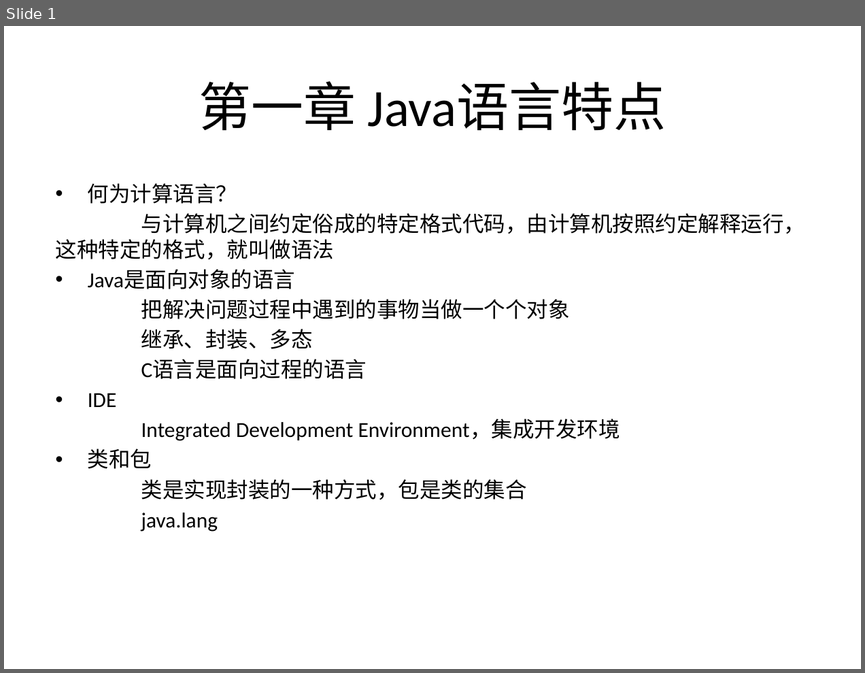
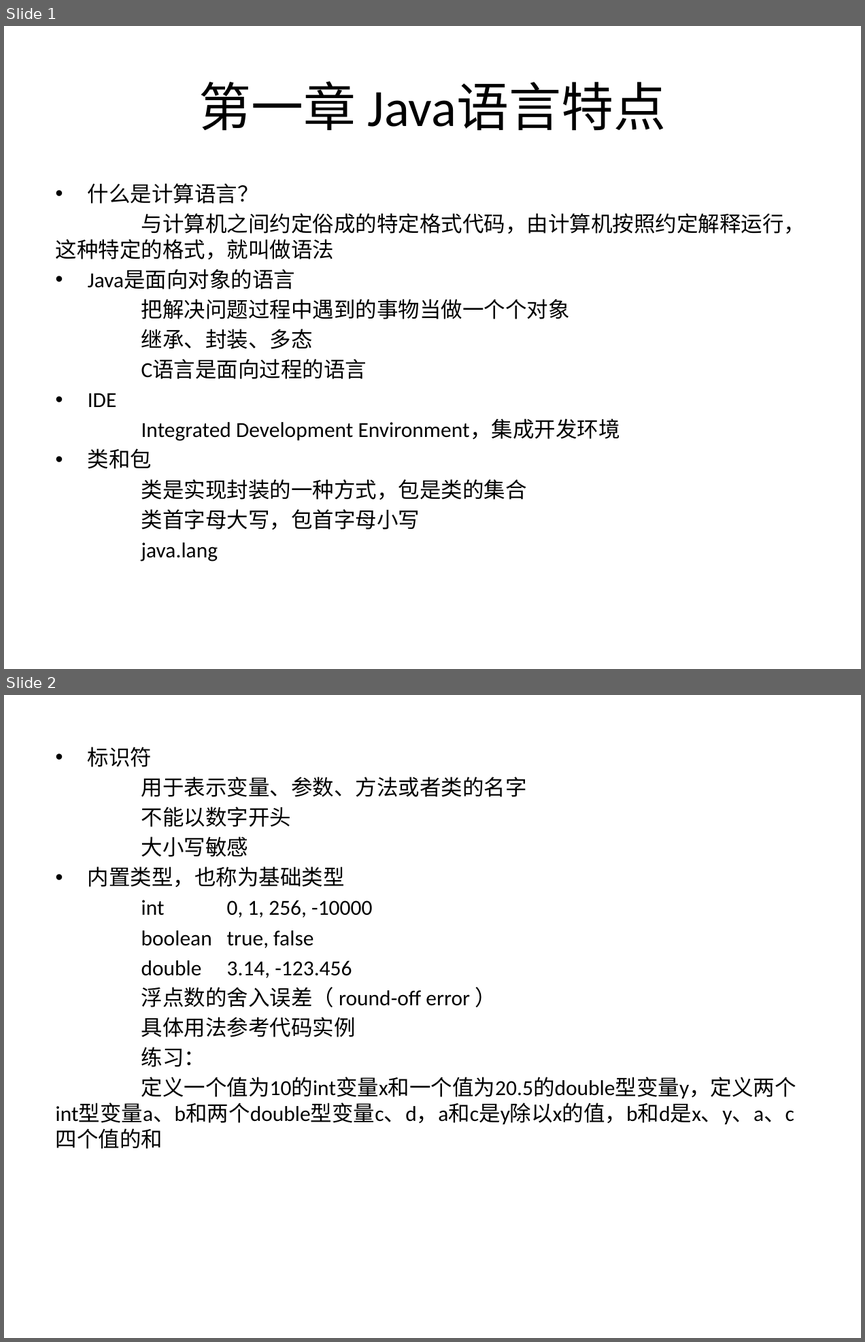
Before and after one commit to wanghongbo/APCSTeaching, a slide deck: 课件/Chapter1/Chapter1 Java语言特点.pptx. Shown one above the other, each under a label of ours: slide 1 before the commit, slides 1 and 2 after it. The pictures are 865x673 and 865x1342 pixels, drawn with LibreOffice and Linux fonts; fonts in the diff are those of the drawing. Boxes give left, top, right and bottom in pixels: in the first picture for what was removed or moved away, otherwise in the second. Text is boxed around its words. In the diff, an @@ line names an element or a change of style, - is before the commit and + after.

```diff
--- a/课件/Chapter1/Chapter1 Java语言特点.pptx
+++ b/课件/Chapter1/Chapter1 Java语言特点.pptx
@@ slide 2 added at bbox=[4, 695, 861, 1338], background #FFFFFF @@
@@ text added at bbox=[56, 747, 796, 1124], 18 pt, text #000000 @@
+• 标识符
+用于表示变量、参数、方法或者类的名字
+不能以数字开头
+大小写敏感
+• 内置类型，也称为基础类型
+int 0, 1, 256, -10000
+boolean true, false
+double 3.14, -123.456
+浮点数的舍入误差（ round-off error ）
+具体用法参考代码实例
+练习：
+定义一个值为10的int变量x和一个值为20.5的double型变量y，定义两个int型变量a、b和两个double型变量c、d，a和c是y除以x的值，b和d是x、y、a、c四个值的和
@@ slide 1 changed as well @@
@@ text at bbox=[88, 183, 259, 203]: text changed @@
-• 何为计算语言？
+• 什么是计算语言？
@@ text at bbox=[141, 509, 420, 529]: paragraph added @@
+类首字母大写，包首字母小写
```
Also in this commit, not shown: 2 other slides added, 1 slide removed, 15 other files.
